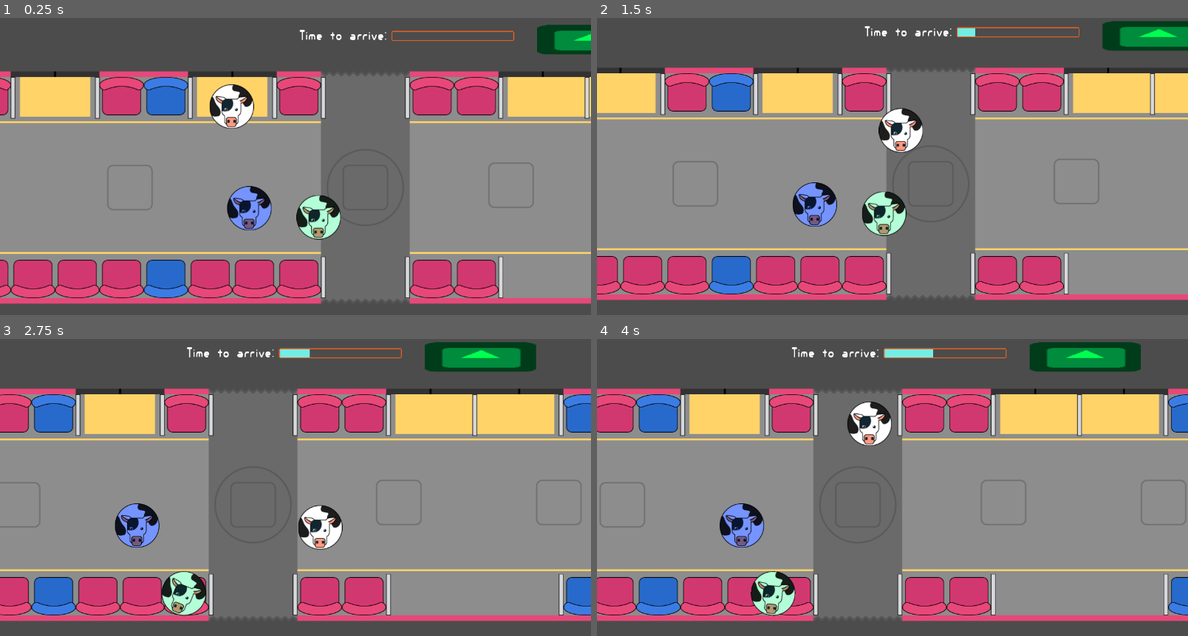
Above: before the commit, frames 1-4 (two rows, left to right).
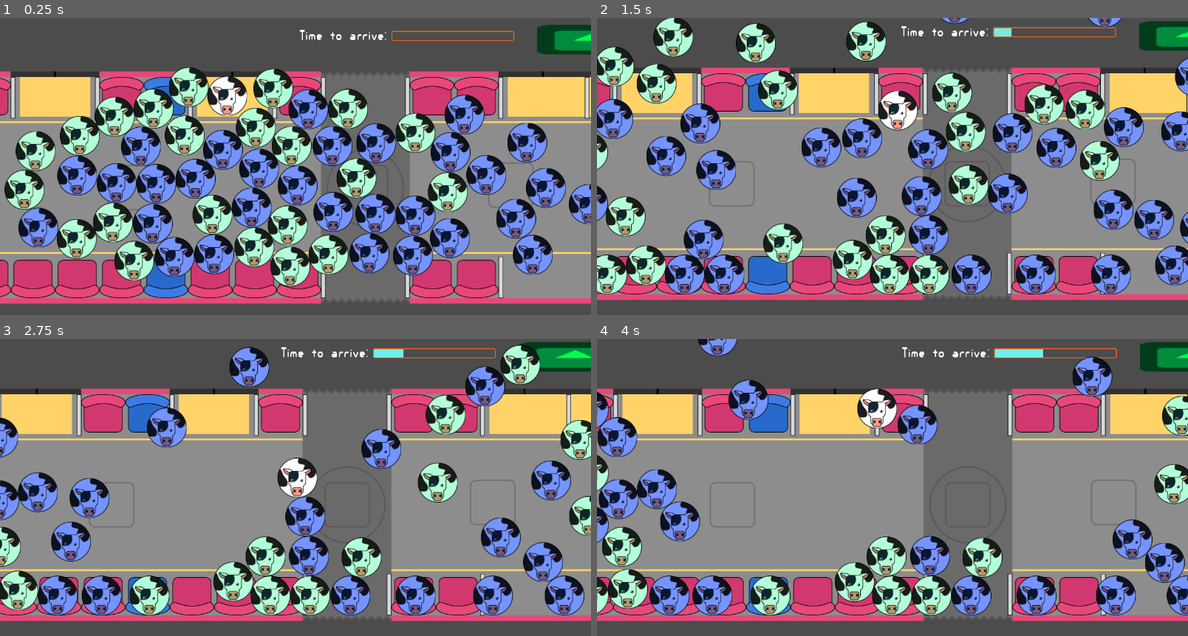
Above: after the commit, the same moments.

Repository: mapedorr/AquiMeBajoYo
Game: Godot game, scene res://scenarios/Transmi.tscn
The game is run twice, just before and just after one commit, with the same random seed, the same clock (stepped at 60 frames per second) and the same inputs. The engine's default icon, where the game draws it, is replaced by a stand-in: a white triangle on a blue panel in a dark square.
Inputs:
- Up to frame 1 (0.25 s): no input
- Up to frame 2 (1.5 s): hold Right (ui_right) 0.53-1.28 s; hold Down (ui_down) from 1.28 s (still down)
- Up to frame 3 (2.75 s): release Down (ui_down) at 2.03 s; hold Right (ui_right) from 2.03 s (still down)
- Up to frame 4 (4 s): release Right (ui_right) at 2.78 s; hold Up (ui_up) 2.78-3.53 s; hold Left (ui_left) from 3.53 s (still down)

The runs differ from the first frame. In frame 1, 38% of the frame differs, in the area x 0-100%, y 16-91%; in frame 2, 49%; in frame 3, 53%, in the area x 0-100%, y 0-96%; in frame 4, 51%.

Commit message:
vacas colliding

Diff:
--- /dev/null
+++ b/scenarios/Animals/Animal.gd
@@ -0,0 +1,13 @@
+extends KinematicBody2D
+
+var velocity = Vector2(0, 0)
+
+func add_force(force):
+	velocity = force
+
+func _physics_process(delta):
+	velocity = velocity*1
+	var collision_info = move_and_collide(velocity*delta)
+	if collision_info and collision_info.collider.is_in_group('Animals'):
+		var collision_point = collision_info.position
+		collision_info.collider.add_force(-collision_info.normal*velocity.length())
--- a/scenarios/Animals/Animal.tscn
+++ b/scenarios/Animals/Animal.tscn
@@ -1,15 +1,18 @@
-[gd_scene load_steps=3 format=2]
+[gd_scene load_steps=4 format=2]
 
-[ext_resource path="res://scenarios/Assets/vaca.png" type="Texture" id=1]
+[ext_resource path="res://scenarios/Animals/Animal.gd" type="Script" id=1]
+[ext_resource path="res://scenarios/Assets/vaca.png" type="Texture" id=2]
 
 [sub_resource type="CircleShape2D" id=1]
-radius = 48.0
+radius = 43.0
 
-[node name="Animal" type="RigidBody2D"]
-gravity_scale = 0.0
+[node name="Animal" type="KinematicBody2D" groups=[
+"Animals",
+]]
+script = ExtResource( 1 )
 
 [node name="CollisionShape2D" type="CollisionShape2D" parent="."]
 shape = SubResource( 1 )
 
 [node name="Sprite" type="Sprite" parent="."]
-texture = ExtResource( 1 )
+texture = ExtResource( 2 )
--- a/scenarios/Animals/Player.gd
+++ b/scenarios/Animals/Player.gd
@@ -26,4 +26,8 @@
 
 func _physics_process(delta):
 	get_input()
-	velocity = move_and_slide(velocity)
+	#velocity = move_and_slide(velocity)
+	var collision_info = move_and_collide(velocity * delta)
+	if collision_info and collision_info.collider.is_in_group('Animals'):
+		var collision_point = collision_info.position
+		collision_info.collider.add_force(-collision_info.normal*run_speed)
--- a/scenarios/Animals/Player.tscn
+++ b/scenarios/Animals/Player.tscn
@@ -4,7 +4,7 @@
 [ext_resource path="res://scenarios/Assets/vaca.png" type="Texture" id=2]
 
 [sub_resource type="CircleShape2D" id=1]
-radius = 48.0
+radius = 43.0
 
 [node name="Player" type="KinematicBody2D"]
 script = ExtResource( 1 )
--- a/scenarios/Bus.tscn
+++ b/scenarios/Bus.tscn
@@ -48,13 +48,12 @@
 
 [node name="Left" type="CollisionShape2D" parent="BusBorders"]
 position = Vector2( -362, 358.5 )
-shape = SubResource( 5 )
-one_way_collision_margin = 8.2
+shape = SubResource( 2 )
 
 [node name="Bottom" type="CollisionShape2D" parent="BusBorders"]
 position = Vector2( 638.5, 640.5 )
-shape = SubResource( 6 )
+shape = SubResource( 3 )
 
 [node name="Right" type="CollisionShape2D" parent="BusBorders"]
 position = Vector2( 1646.5, 360 )
-shape = SubResource( 7 )
+shape = SubResource( 4 )
--- a/scenarios/Transmi.tscn
+++ b/scenarios/Transmi.tscn
@@ -16,7 +16,6 @@
 
 [node name="Player" parent="." instance=ExtResource( 3 )]
 position = Vector2( 640.5, 330 )
-run_speed = 300
 
 [node name="Travel" type="Timer" parent="."]
 wait_time = 0.5
@@ -28,7 +27,91 @@
 
 [node name="Animal" parent="Animals" instance=ExtResource( 5 )]
 modulate = Color( 0.705882, 1, 0.847059, 1 )
-position = Vector2( 442.5, 424.5 )
+position = Vector2( 366, 469.5 )
+
+[node name="Animal6" parent="Animals" instance=ExtResource( 5 )]
+modulate = Color( 0.705882, 1, 0.847059, 1 )
+position = Vector2( 513, 360 )
+
+[node name="Animal7" parent="Animals" instance=ExtResource( 5 )]
+modulate = Color( 0.705882, 1, 0.847059, 1 )
+position = Vector2( 469.5, 487.5 )
+
+[node name="Animal8" parent="Animals" instance=ExtResource( 5 )]
+modulate = Color( 0.705882, 1, 0.847059, 1 )
+position = Vector2( 201, 358.5 )
+
+[node name="Animal9" parent="Animals" instance=ExtResource( 5 )]
+modulate = Color( 0.705882, 1, 0.847059, 1 )
+position = Vector2( 42.0002, 493.5 )
+
+[node name="Animal10" parent="Animals" instance=ExtResource( 5 )]
+modulate = Color( 0.705882, 1, 0.847059, 1 )
+position = Vector2( 690, 268.5 )
+
+[node name="Animal37" parent="Animals" instance=ExtResource( 5 )]
+modulate = Color( 0.705882, 1, 0.847059, 1 )
+position = Vector2( 661.5, 346.5 )
+
+[node name="Animal38" parent="Animals" instance=ExtResource( 5 )]
+modulate = Color( 0.705882, 1, 0.847059, 1 )
+position = Vector2( 486, 228 )
+
+[node name="Animal39" parent="Animals" instance=ExtResource( 5 )]
+modulate = Color( 0.705882, 1, 0.847059, 1 )
+position = Vector2( 279, 256.5 )
+
+[node name="Animal40" parent="Animals" instance=ExtResource( 5 )]
+modulate = Color( 0.705882, 1, 0.847059, 1 )
+position = Vector2( 334.5, 213 )
+
+[node name="Animal41" parent="Animals" instance=ExtResource( 5 )]
+modulate = Color( 0.705882, 1, 0.847059, 1 )
+position = Vector2( 156, 171 )
+
+[node name="Animal42" parent="Animals" instance=ExtResource( 5 )]
+modulate = Color( 0.705882, 1, 0.847059, 1 )
+position = Vector2( 13.5002, 222 )
+
+[node name="Animal43" parent="Animals" instance=ExtResource( 5 )]
+modulate = Color( 0.705882, 1, 0.847059, 1 )
+position = Vector2( 81.0002, 253.5 )
+
+[node name="Animal44" parent="Animals" instance=ExtResource( 5 )]
+modulate = Color( 0.705882, 1, 0.847059, 1 )
+position = Vector2( 417, 292.5 )
+
+[node name="Animal45" parent="Animals" instance=ExtResource( 5 )]
+modulate = Color( 0.705882, 1, 0.847059, 1 )
+position = Vector2( 379.5, 394.5 )
+
+[node name="Animal46" parent="Animals" instance=ExtResource( 5 )]
+modulate = Color( 0.705882, 1, 0.847059, 1 )
+position = Vector2( 280.5, 472.5 )
+
+[node name="Animal47" parent="Animals" instance=ExtResource( 5 )]
+modulate = Color( 0.705882, 1, 0.847059, 1 )
+position = Vector2( 37.5002, 412.5 )
+
+[node name="Animal48" parent="Animals" instance=ExtResource( 5 )]
+modulate = Color( 0.705882, 1, 0.847059, 1 )
+position = Vector2( -65.9998, 420 )
+
+[node name="Animal49" parent="Animals" instance=ExtResource( 5 )]
+modulate = Color( 0.705882, 1, 0.847059, 1 )
+position = Vector2( -61.4998, 261 )
+
+[node name="Animal50" parent="Animals" instance=ExtResource( 5 )]
+modulate = Color( 0.705882, 1, 0.847059, 1 )
+position = Vector2( -129, 354 )
+
+[node name="Animal51" parent="Animals" instance=ExtResource( 5 )]
+modulate = Color( 0.705882, 1, 0.847059, 1 )
+position = Vector2( -160.5, 300 )
+
+[node name="Animal52" parent="Animals" instance=ExtResource( 5 )]
+modulate = Color( 0.705882, 1, 0.847059, 1 )
+position = Vector2( 160.5, 268.5 )
 
 [node name="Animal2" parent="Animals" instance=ExtResource( 5 )]
 modulate = Color( 0.462745, 0.584314, 1, 1 )
@@ -56,3 +139,119 @@
 margin_bottom = 574.0
 custom_colors/font_color = Color( 0.94902, 0.054902, 0.054902, 1 )
 text = "00"
+
+[node name="Animal3" parent="Animals" instance=ExtResource( 5 )]
+modulate = Color( 0.462745, 0.584314, 1, 1 )
+position = Vector2( 360, 340.5 )
+
+[node name="Animal4" parent="Animals" instance=ExtResource( 5 )]
+modulate = Color( 0.462745, 0.584314, 1, 1 )
+position = Vector2( 454.5, 276 )
+
+[node name="Animal5" parent="Animals" instance=ExtResource( 5 )]
+modulate = Color( 0.462745, 0.584314, 1, 1 )
+position = Vector2( 361.5, 231 )
+
+[node name="Animal11" parent="Animals" instance=ExtResource( 5 )]
+modulate = Color( 0.462745, 0.584314, 1, 1 )
+position = Vector2( 577.5, 388.5 )
+
+[node name="Animal12" parent="Animals" instance=ExtResource( 5 )]
+modulate = Color( 0.462745, 0.584314, 1, 1 )
+position = Vector2( 474, 379.5 )
+
+[node name="Animal13" parent="Animals" instance=ExtResource( 5 )]
+modulate = Color( 0.462745, 0.584314, 1, 1 )
+position = Vector2( 90, 406.5 )
+
+[node name="Animal14" parent="Animals" instance=ExtResource( 5 )]
+modulate = Color( 0.462745, 0.584314, 1, 1 )
+position = Vector2( 234, 288 )
+
+[node name="Animal15" parent="Animals" instance=ExtResource( 5 )]
+modulate = Color( 0.462745, 0.584314, 1, 1 )
+position = Vector2( 321, 313.5 )
+
+[node name="Animal16" parent="Animals" instance=ExtResource( 5 )]
+modulate = Color( 0.462745, 0.584314, 1, 1 )
+position = Vector2( 184.5, 342 )
+
+[node name="Animal17" parent="Animals" instance=ExtResource( 5 )]
+modulate = Color( 0.462745, 0.584314, 1, 1 )
+position = Vector2( 559.5, 300 )
+
+[node name="Animal18" parent="Animals" instance=ExtResource( 5 )]
+modulate = Color( 0.462745, 0.584314, 1, 1 )
+position = Vector2( 727.5, 283.5 )
+
+[node name="Animal19" parent="Animals" instance=ExtResource( 5 )]
+modulate = Color( 0.462745, 0.584314, 1, 1 )
+position = Vector2( 688.5, 438 )
+
+[node name="Animal20" parent="Animals" instance=ExtResource( 5 )]
+modulate = Color( 0.462745, 0.584314, 1, 1 )
+position = Vector2( 97.5, 303 )
+
+[node name="Animal21" parent="Animals" instance=ExtResource( 5 )]
+modulate = Color( 0.462745, 0.584314, 1, 1 )
+position = Vector2( 99, 333 )
+
+[node name="Animal22" parent="Animals" instance=ExtResource( 5 )]
+modulate = Color( 0.462745, 0.584314, 1, 1 )
+position = Vector2( -76.5, 354 )
+
+[node name="Animal23" parent="Animals" instance=ExtResource( 5 )]
+modulate = Color( 0.462745, 0.584314, 1, 1 )
+position = Vector2( 724.5, 261 )
+
+[node name="Animal24" parent="Animals" instance=ExtResource( 5 )]
+modulate = Color( 0.462745, 0.584314, 1, 1 )
+position = Vector2( 570, 487.5 )
+
+[node name="Animal25" parent="Animals" instance=ExtResource( 5 )]
+modulate = Color( 0.462745, 0.584314, 1, 1 )
+position = Vector2( 1027.5, 396 )
+
+[node name="Animal26" parent="Animals" instance=ExtResource( 5 )]
+modulate = Color( 0.462745, 0.584314, 1, 1 )
+position = Vector2( 658.5, 411 )
+
+[node name="Animal27" parent="Animals" instance=ExtResource( 5 )]
+modulate = Color( 0.462745, 0.584314, 1, 1 )
+position = Vector2( 877.499, 423 )
+
+[node name="Animal28" parent="Animals" instance=ExtResource( 5 )]
+modulate = Color( 0.462745, 0.584314, 1, 1 )
+position = Vector2( 906, 505.5 )
+
+[node name="Animal29" parent="Animals" instance=ExtResource( 5 )]
+modulate = Color( 0.462745, 0.584314, 1, 1 )
+position = Vector2( 893.999, 262.5 )
+
+[node name="Animal30" parent="Animals" instance=ExtResource( 5 )]
+modulate = Color( 0.462745, 0.584314, 1, 1 )
+position = Vector2( 785.999, 327 )
+
+[node name="Animal31" parent="Animals" instance=ExtResource( 5 )]
+modulate = Color( 0.462745, 0.584314, 1, 1 )
+position = Vector2( 624, 483 )
+
+[node name="Animal32" parent="Animals" instance=ExtResource( 5 )]
+modulate = Color( 0.462745, 0.584314, 1, 1 )
+position = Vector2( 216, 477 )
+
+[node name="Animal33" parent="Animals" instance=ExtResource( 5 )]
+modulate = Color( 0.462745, 0.584314, 1, 1 )
+position = Vector2( -18, 396 )
+
+[node name="Animal34" parent="Animals" instance=ExtResource( 5 )]
+modulate = Color( 0.462745, 0.584314, 1, 1 )
+position = Vector2( 142.5, 450 )
+
+[node name="Animal35" parent="Animals" instance=ExtResource( 5 )]
+modulate = Color( 0.462745, 0.584314, 1, 1 )
+position = Vector2( -114, 369 )
+
+[node name="Animal36" parent="Animals" instance=ExtResource( 5 )]
+modulate = Color( 0.462745, 0.584314, 1, 1 )
+position = Vector2( 928.5, 367.5 )
Binary file changed: scenarios/Assets/vaca.png
Not shown: 1 places in scenarios/Bus.tscn that only renumber resources
